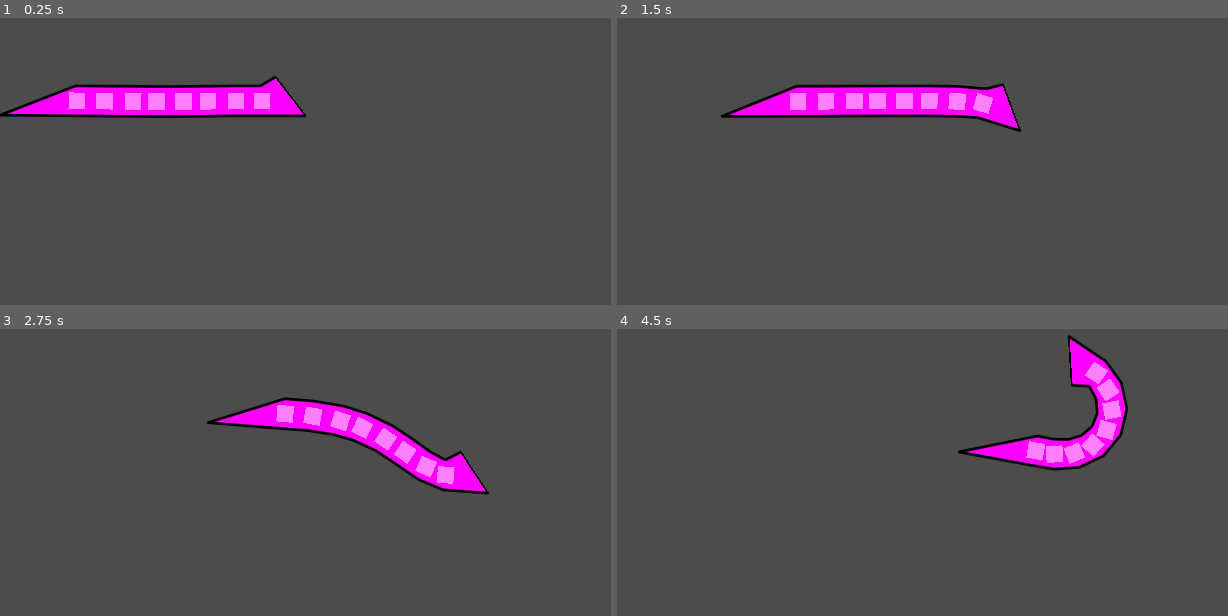
Above: before the commit, frames 1-4 (two rows, left to right).
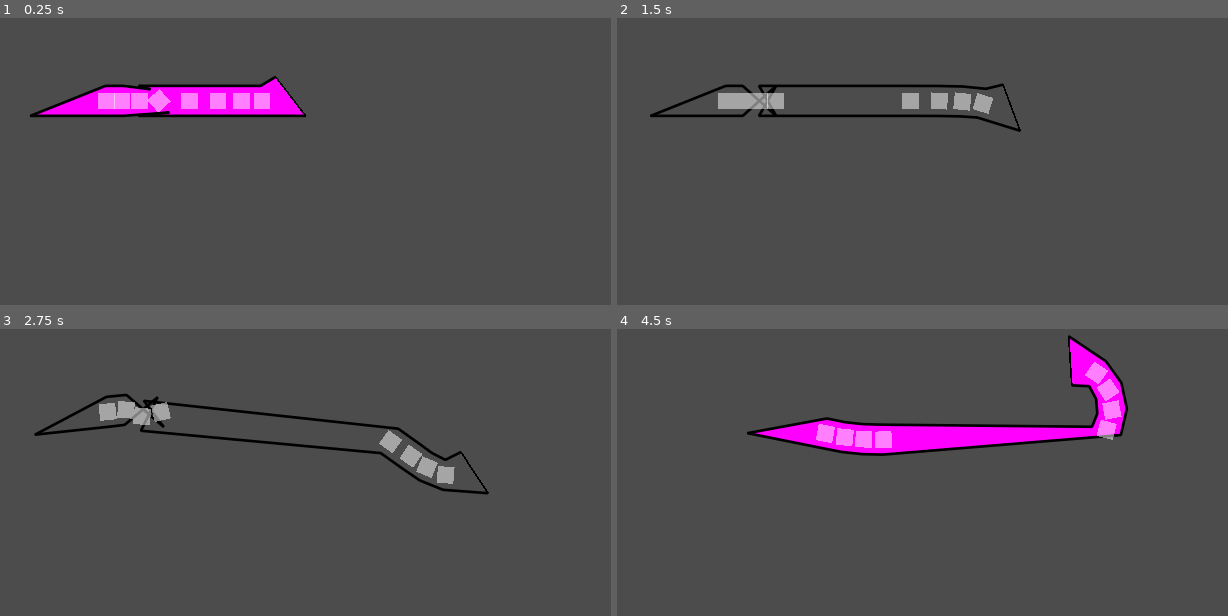
Above: after the commit, the same moments.

Repository: elektito/wyrmsim
Game: Godot game, scene res://World.tscn
Two runs of this game, one before a commit and one after it. Both use one fixed random seed, a clock stepped at 60 frames per second and the inputs below. The engine's default icon, where the game draws it, is replaced by a stand-in: a white triangle on a blue panel in a dark square.
Inputs:
- Up to frame 1 (0.25 s): no input
- Up to frame 2 (1.5 s): hold D (right) 0.53-1.28 s; hold S (down) from 1.28 s (still down)
- Up to frame 3 (2.75 s): release S (down) at 2.03 s; hold D (right) from 2.03 s (still down)
- Up to frame 4 (4.5 s): release D (right) at 2.78 s; hold W (up) 2.78-3.53 s; hold A (left) from 3.53 s (still down)

The runs differ from the first frame. In frame 1, 1.8% of the frame differs, in the area x 0-41%, y 22-35%; in frame 2, 5.0%; in frame 3, 6.1%; in frame 4, 6.4%, in the area x 21-83%, y 30-50%.

Commit message:
Arrange wyrm segments

Diff:
--- a/Segment.gd
+++ b/Segment.gd
@@ -10,7 +10,7 @@
 var original_distance := 0.0
 var last_pos
 
-func _ready():
+func init():
 	if leading_segment:
 		leading_node = get_node(leading_segment)
 		original_distance = (leading_node.global_position - global_position).length()
--- a/Wyrm.gd
+++ b/Wyrm.gd
@@ -1,10 +1,13 @@
 extends Polygon2D
+
+const CHILD_DISTANCE := 10
 
 export(bool) var show_debug := false
 var rects := []
 
 func _ready():
 	update_poly()
+	arrange_children()
 
 
 func _draw():
@@ -63,5 +66,17 @@
 	polygon = PoolVector2Array(points)
 
 
+func arrange_children():
+	var children := get_children()
+	var prev_child
+	for i in range(len(children)):
+		var child = get_child(i)
+		if i != 0:
+			child.position.x = prev_child.position.x - prev_child.get_node('rect').rect_size.x - CHILD_DISTANCE
+			child.position.y = prev_child.position.y
+		child.init()
+		prev_child = child
+
+
 func _physics_process(delta):
 	update_poly()
